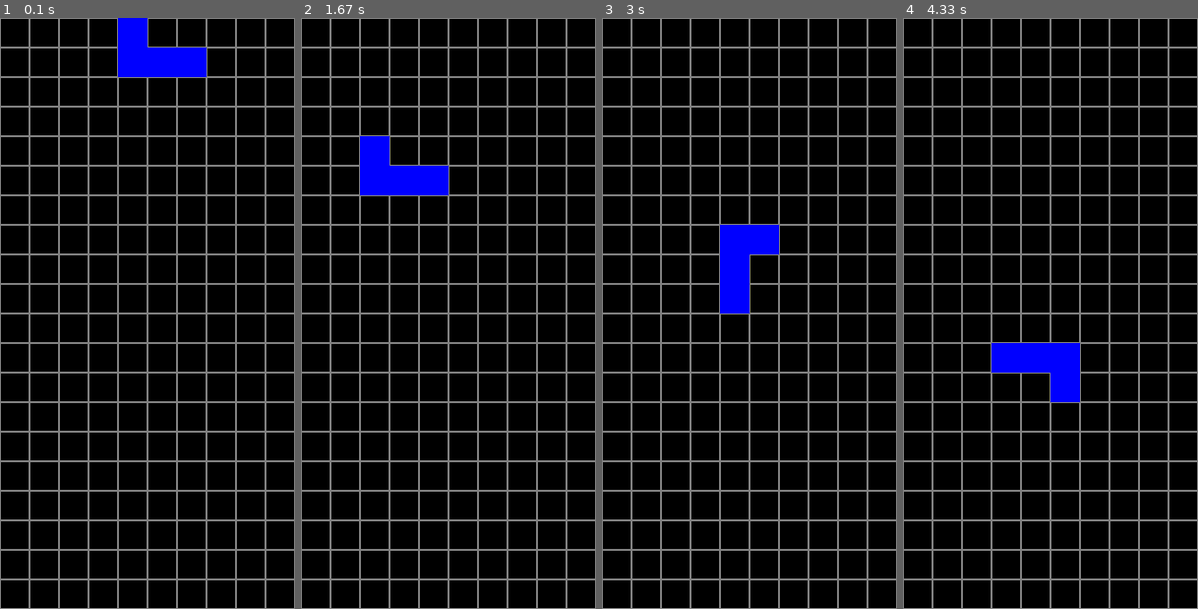
Above: before the commit, frames 1-4 (left to right).
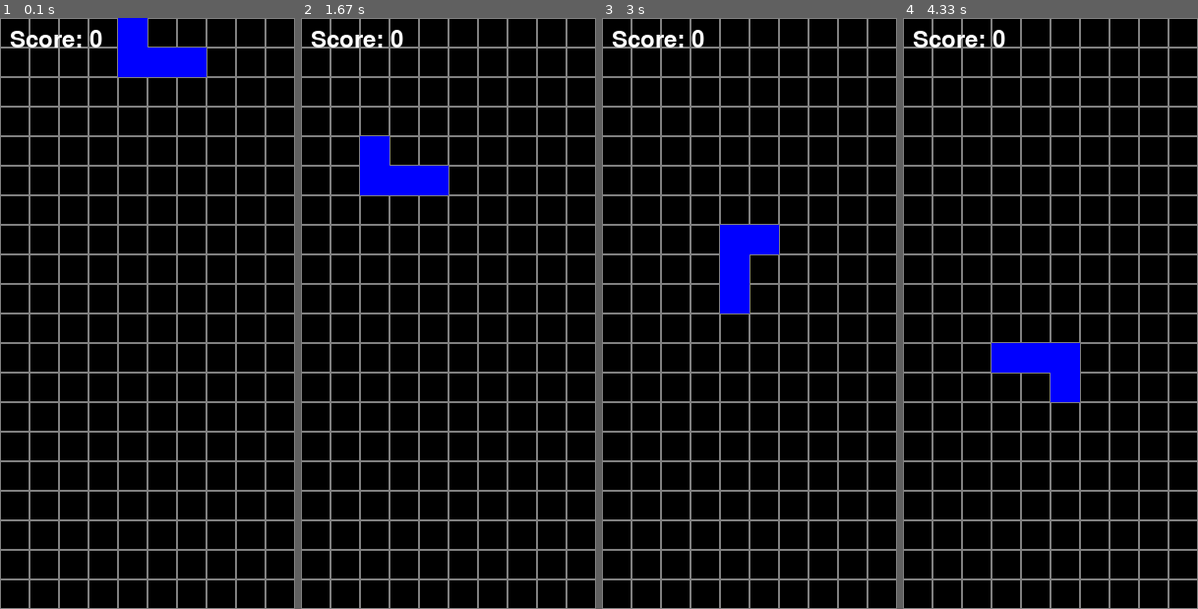
Above: after the commit, the same moments.

Repository: aknim/pygame-tetris
Game: pygame game, started from tetris.py
The game is run twice, just before and just after one commit, with the same random seed, the same clock (stepped at 60 frames per second) and the same inputs.
Inputs:
- Up to frame 1 (0.1 s): no input
- Up to frame 2 (1.67 s): hold Left 0.33-0.87 s; hold Down 0.9-1.2 s; hold Left 1.23-1.63 s
- Up to frame 3 (3 s): hold Up 1.67-2.03 s; hold Right 2.07-2.7 s; hold Down from 2.73 s (still down)
- Up to frame 4 (4.33 s): release Down at 3.1 s; hold Left 3.13-3.6 s; hold Right 3.63-4.1 s; hold Up from 4.13 s (still down)

The runs differ from the first frame. In frame 1, 0.4% of the frame differs, in the area x 3-35%, y 2-5%; in frame 2, 0.4%; in frame 3, 0.4%; in frame 4, 0.4%.

Commit message:
Day4 20x2 Added Scoring

Diff:
--- a/tetris.py
+++ b/tetris.py
@@ -4,6 +4,8 @@
 
 # Initialize Pygame
 pygame.init()
+pygame.font.init()
+font = pygame.font.Font(None, 36)
 
 # Game constants
 WIDTH, HEIGHT = 300, 600 # Tetris playfield size
@@ -27,6 +29,9 @@
 
 # Keep track of time elapsed
 last_fall_time = pygame.time.get_ticks()
+
+score = 0
+add_score = 0
 
 # Tetromino shapes
 SHAPES = [
@@ -98,6 +103,24 @@
             self.shape = [list(row) for row in zip(*self.shape[::-1])]
         else:
             self.shape = [list(row) for row in zip(*self.shape)][::-1]
+
+
+def calculate_score(lines_cleared):
+    global score, add_score
+    if lines_cleared == 1:
+        add_score = 40
+    elif lines_cleared == 2:
+        add_score = 100
+    elif lines_cleared == 3:
+        add_score = 300
+    elif lines_cleared == 4: # "Tetris"
+        add_score = 1200
+    score += add_score
+
+
+def draw_score(screen, score):
+    score_surface = font.render(f"Score: {score}", True, (255, 255, 255))
+    screen.blit(score_surface, (10, 10))
 
 
 
@@ -132,6 +155,7 @@
 def clear_lines(grid):
     new_grid = [row for row in grid if any(cell == 0 for cell in row)]
     ones = [y for y in range(ROWS) if not any(cell == 0 for cell in grid[y])]
+    calculate_score(len(ones))
     if ones:
         blink_lines(grid, ones)
     cleared_lines = ROWS - len(new_grid)
@@ -144,8 +168,10 @@
 
 def blink_lines(grid, ones, color=len(COLORS)-2):
     """Temporarily highlight full lines before clearing them."""
+    global add_score, font
     for _ in range(3): # Number of blinks
         for y in ones:
+            score_y = y
             grid[y] = [color] * COLS # Set the full line to the blinking color
         for row in range(ROWS):
             for col in range(COLS):
@@ -155,6 +181,8 @@
                     ((col) * GRID_SIZE,
                     (row) * GRID_SIZE,
                     GRID_SIZE, GRID_SIZE))
+        score_surface = font.render(f"+{add_score}", True, (255, 255, 255))
+        screen.blit(score_surface, (score_y, 50))
         pygame.display.update()
         pygame.time.delay(150) # Delay in milliseconds
 
@@ -171,6 +199,8 @@
                     GRID_SIZE, GRID_SIZE))
         pygame.display.update()
         pygame.time.delay(150) # Delay in milliseconds
+
+    add_score = 0
 
 
 
@@ -214,6 +244,7 @@
         else:
             # Lock if collision detected
             grid, lines_cleared = lock_piece(current_tetromino, grid)
+
             # Spawn a new piece
             current_tetromino = create_tetromino()
             # End game condition
@@ -221,6 +252,7 @@
                 running = False
         last_fall_time = current_time
 
+    draw_score(screen, score)
     # Refresh display
     pygame.display.flip()
     clock.tick(60)
